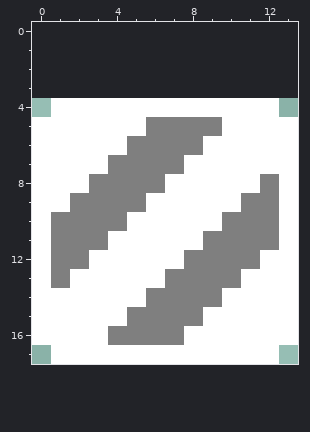
Edited in one commit: pixel-art file (res/img/object/box2.aseprite). The picture above was drawn from the file before the commit.
14x14 pixels, 1 frame. The old version is drawn lined up with the new one, on the new canvas.
New version:
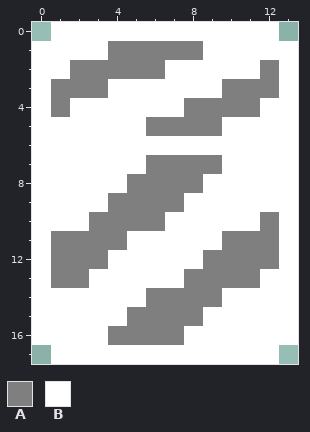
Palette (. is transparent): A #7f7f7f  B #ffffff
Commit: Better box graphic.
Difference:
canvas 14x14 -> 14x18, the old top-left corner now at 0,4
y 0: x 1..12 ............ -> BBBBBBBBBBBB
y 1: x 0..13 .............. -> BBBBAAAAABBBBB
y 2: x 0..13 .............. -> BBAAAAABBBBBAB
y 3: x 0..13 .............. -> BAAABBBBBBAAAB
y 4: x 0..1 .B -> BA; x 8..11 BBBB -> AAAA; x 13 . -> B
y 6: x 5..8 AAAA -> BBBB
y 7: x 4..5 AA -> BB; x 8..9 BB -> AA
y 8: x 3..4 AA -> BB; x 7..8 BB -> AA; x 12 A -> B
y 9: x 2..3 AA -> BB; x 6..7 BB -> AA; x 11..12 AA -> BB
y 10: x 1..2 AA -> BB; x 5..6 BB -> AA; x 10..11 AA -> BB
y 11: x 4 B -> A; x 9 A -> B
y 12: x 3 B -> A; x 8 A -> B; x 12 B -> A
y 13: x 2 B -> A; x 7 A -> B; x 11 B -> A
Changed places in both pictures, as pixel boxes (x1, y1, x2, y2):
changed: (32, 22, 298, 288)
